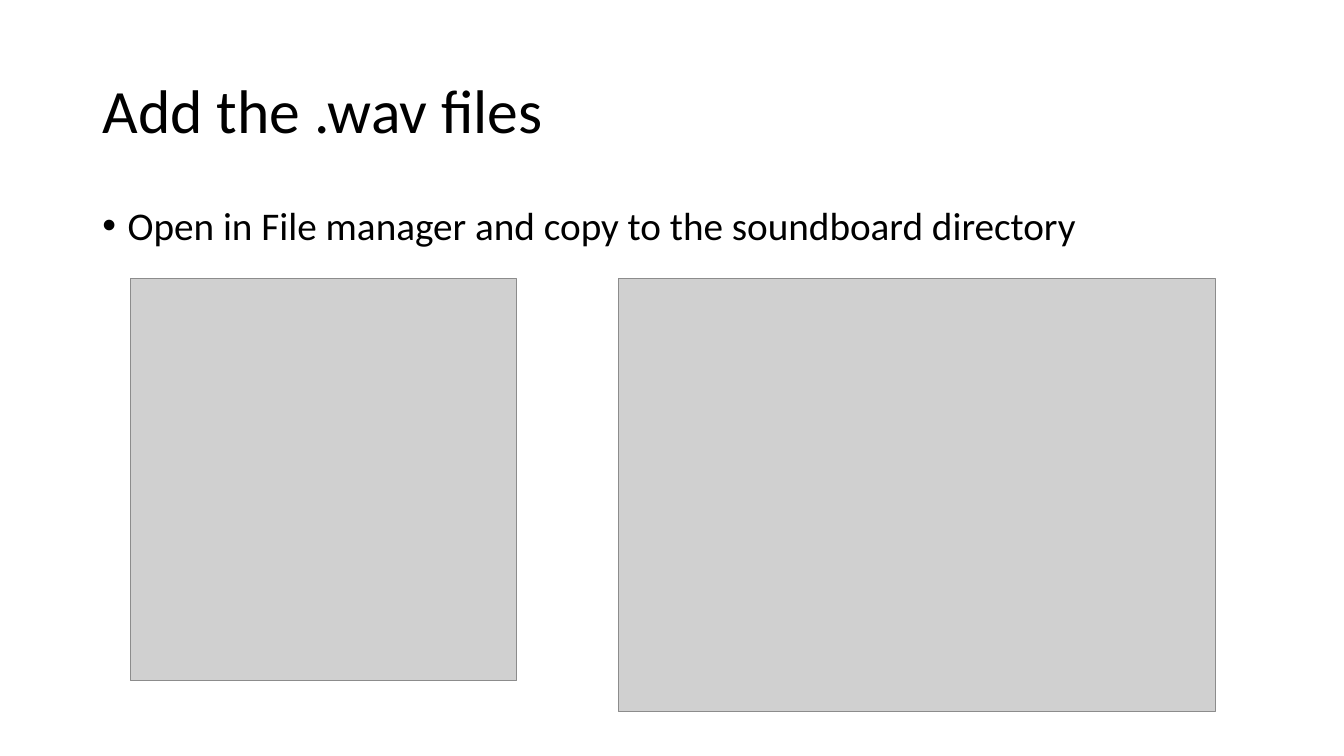
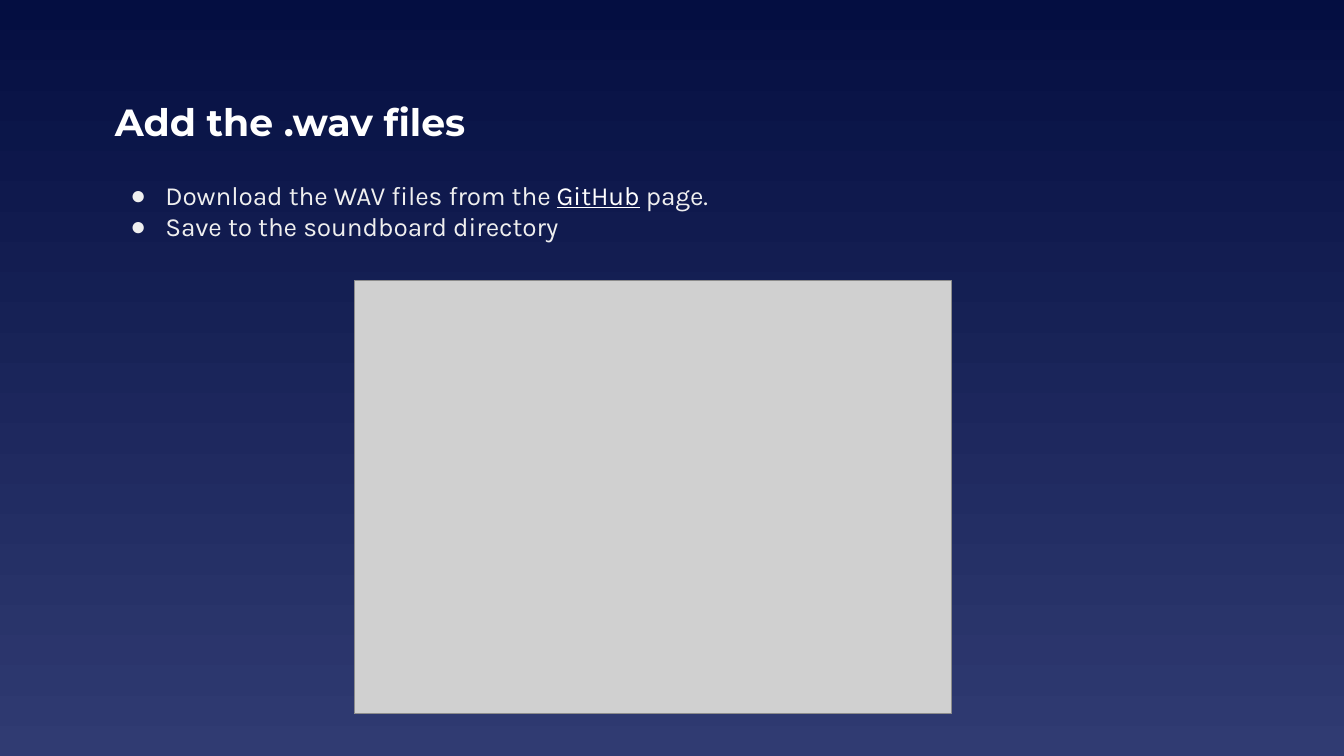
Before and after one commit to EELabMan/Raspberry-Pi-Sound-Board, a slide deck: slide 6 of Raspberry Pi Sound Board.pptx (slide 4 before the commit). Drawn at 1344x756 pixels with LibreOffice and Linux fonts; fonts in the diff are those of the drawing; grey boxes stand for pictures. Boxes give left, top, right and bottom in pixels: in the first picture for what was removed or moved away, otherwise in the second. Text is boxed around its words. In the diff, an @@ line names an element or a change of style, - is before the commit and + after.

```diff
--- a/Raspberry Pi Sound Board.pptx
+++ b/Raspberry Pi Sound Board.pptx
@@ background #FFFFFF to gradient #040E41 to #303B72 @@
@@ title "Add the .wav files": place and size @@
-title "Add the .wav files" at <box>102,90,542,134</box>
+title "Add the .wav files" at <box>115,106,466,137</box>
@@ title "Add the .wav files" at <box>115,106,466,137</box>: size 44 to 27 pt, font Calibri to Montserrat, text colour #000000 to #FFFFFF, bold on; line spacing 0.9 to 1 @@
@@ text at <box>165,187,708,243</box>: text changed; size 28 to 18.7 pt; font Calibri to Karla; text colour #000000 to #EFEFEF @@
-• Open in File manager and copy to the soundboard directory
+● Download the WAV files from the GitHub page.
+● Save to the soundboard directory
@@ picture removed at <box>130,279,516,682</box> @@
@@ picture: place and size @@
-picture at <box>618,279,1216,713</box>
+picture at <box>354,281,952,715</box>
```
Also in this commit, not shown: 7 other slides changed, 3 slides added, 1 slide removed, 1 other file.
